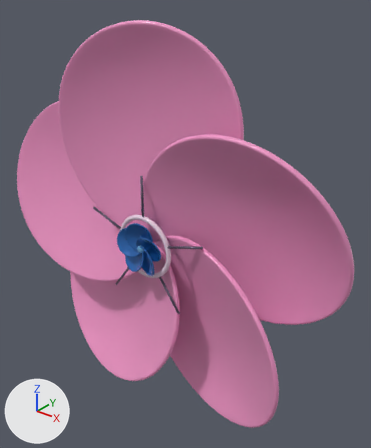
One commit to the glTF model pages/smile-flower/assets/flower.glb: the scene before it, then after it.
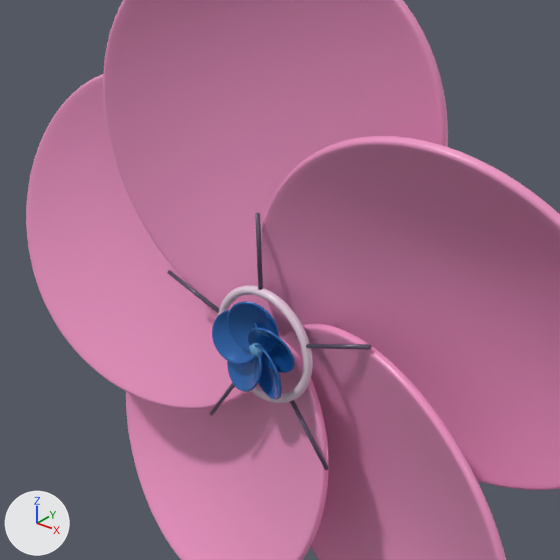
Each version is shown whole from a camera (50 mm lens) standing at (1.508, -1.737, 1.171) and looking at (0.111, 0.009, 0.089), then close up on the part from 1% to 82% of the width and 14% to 81% of the height. The axes (+X, +Y, +Z) are drawn at lower left. The lights are the same throughout. The older version's two pictures come first. Vertices at exactly the same position are counted once.

The first close-up shows 'Flower'.
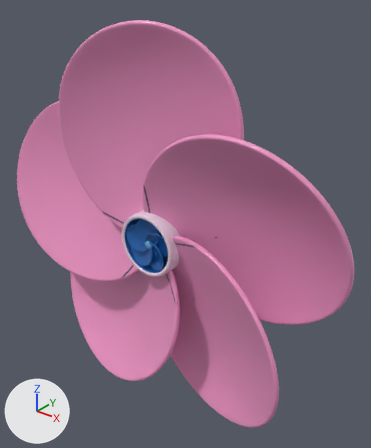
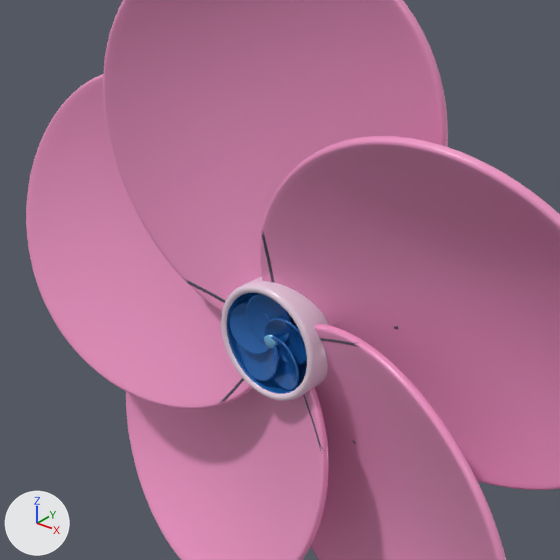
Edits to the bpy script that builds the scene:
```text
Change me_five_outer_petals_and_a_miniature_five_petal_blue_flower_002:
    used by ob_flower; location = (0.0, 0.0, 0.0)
    remove me_five_outer_petals_and_a_miniature_five_petal_blue_flower_002.from_pydata(...)  # 39162 vertices, 78260 faces; spans x -0.98..0.98, y -0.23..0.02, z -0.91..1.01
    add me_five_outer_petals_and_a_miniature_five_petal_blue_flower_002.from_pydata(...)  # 40828 vertices, 81568 faces; spans x -0.98..0.98, y -0.23..0.02, z -0.91..1.01
    me_five_outer_petals_and_a_miniature_five_petal_blue_flower_002 part 1: the loose piece of 1922 vertices spanning x -0.07..0.07, y -0.23..-0.17, z -0.01..0.14 is scaled about its middle by (0.992, 0.582, 0.992), then moved by (0.0, 0.06, 0.0)
    me_five_outer_petals_and_a_miniature_five_petal_blue_flower_002 part 2: the loose piece of 1922 vertices spanning x -0.03..0.11, y -0.23..-0.17, z -0.12..0.02 is scaled about its middle by (0.992, 0.582, 0.992), then moved by (0.0, 0.06, 0.0)
    me_five_outer_petals_and_a_miniature_five_petal_blue_flower_002 part 3: the loose piece of 1922 vertices spanning x -0.11..0.03, y -0.23..-0.17, z -0.12..0.02 is scaled about its middle by (0.992, 0.582, 0.992), then moved by (0.0, 0.06, 0.0)
    me_five_outer_petals_and_a_miniature_five_petal_blue_flower_002 part 4: the loose piece of 1922 vertices spanning x -0.14..0.01, y -0.23..-0.17, z -0.05..0.09 is scaled about its middle by (0.992, 0.582, 0.992), then moved by (0.0, 0.06, 0.0)
    me_five_outer_petals_and_a_miniature_five_petal_blue_flower_002 part 5: the loose piece of 1986 vertices spanning x -0.02..0.02, y -0.2..-0.18, z -0.02..0.02 is moved by (0.0, 0.05, 0.0)
    me_five_outer_petals_and_a_miniature_five_petal_blue_flower_002 part 6: the loose piece of 1922 vertices spanning x -0.02..0.13, y -0.23..-0.17, z -0.05..0.09 is deleted
    me_five_outer_petals_and_a_miniature_five_petal_blue_flower_002 part 7: 86 vertices moved within x -0.16..0.16, y -0.16..-0.15, z -0.15..0.16; 1341 vertices removed from x -0.34..0.34, y -0.18..-0.15, z -0.29..0.36; 4929 vertices added at x -0.33..0.33, y -0.16..-0.04, z -0.29..0.35
```

Pixel boxes (x1, y1, x2, y2) of what changed, in the close-ups (560 x 560 px; the box of a moved part takes in the faces that stretch with it):
part 1 of me_five_outer_petals_and_a_miniature_five_petal_blue_flower_002, moved or reshaped
    before: (227, 301, 279, 354)
    after: (246, 294, 291, 346)
part 2 of me_five_outer_petals_and_a_miniature_five_petal_blue_flower_002, moved or reshaped
    before: (250, 345, 282, 400)
    after: (263, 336, 299, 390)
part 3 of me_five_outer_petals_and_a_miniature_five_petal_blue_flower_002, moved or reshaped
    before: (227, 352, 262, 392)
    after: (241, 330, 279, 381)
part 4 of me_five_outer_petals_and_a_miniature_five_petal_blue_flower_002, moved or reshaped
    before: (212, 309, 260, 364)
    after: (230, 302, 275, 354)
part 5 of me_five_outer_petals_and_a_miniature_five_petal_blue_flower_002, moved or reshaped
    before: (249, 343, 263, 357)
    after: (264, 335, 277, 349)
part 6 of me_five_outer_petals_and_a_miniature_five_petal_blue_flower_002, deleted (blue)
    before: (248, 327, 295, 373)
part 7 of me_five_outer_petals_and_a_miniature_five_petal_blue_flower_002, reshaped
    before: (167, 213, 371, 470)
    after: (182, 231, 398, 453)
